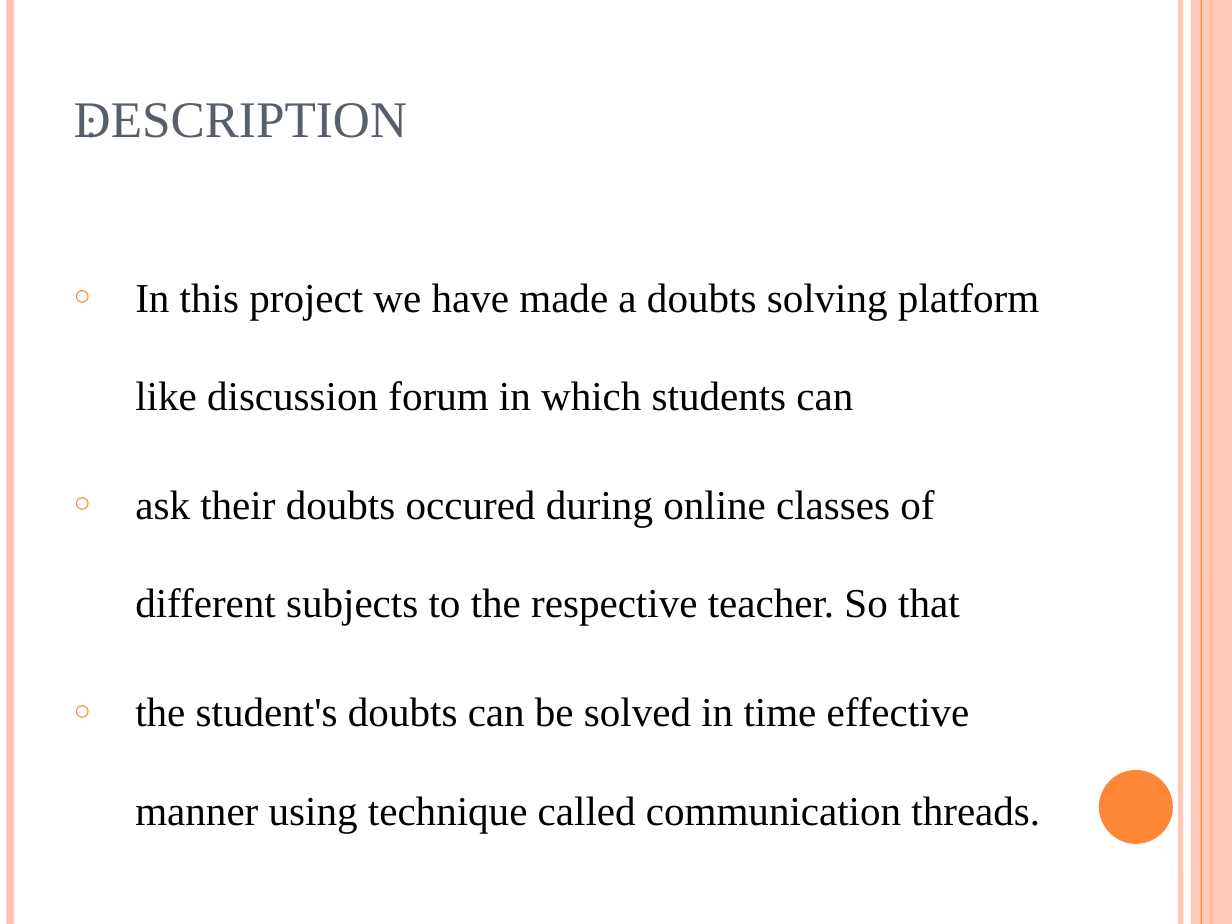
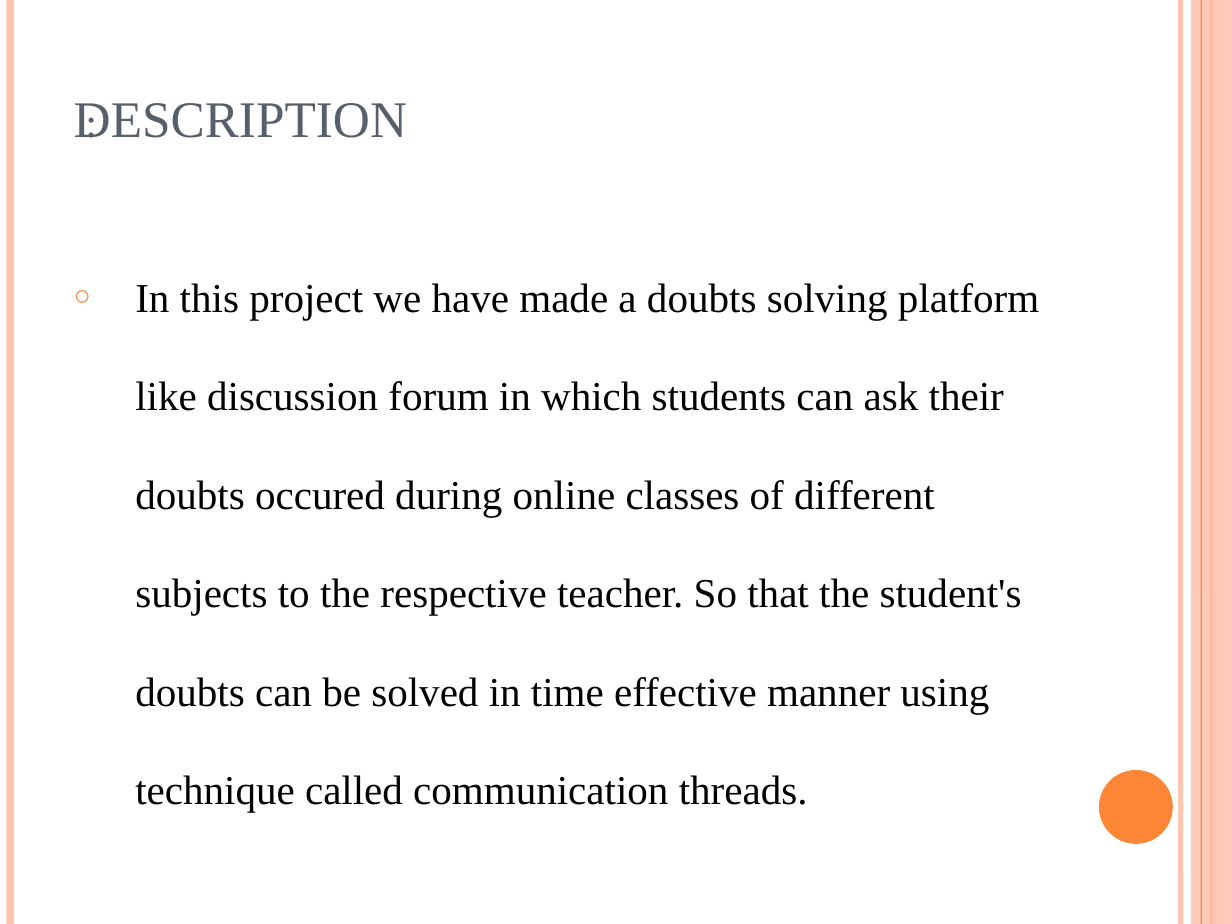
Before and after one commit to svnit-surat/Code-Innovation-Series-SVNIT, a slide deck: slide 2 of Mind Install/Mind Install.pptx. Drawn at 1232x924 pixels with LibreOffice and Linux fonts; fonts in the diff are those of the drawing. Boxes give left, top, right and bottom in pixels: in the first picture for what was removed or moved away, otherwise in the second. Text is boxed around its words. In the diff, an @@ line names an element or a change of style, - is before the commit and + after.

```diff
--- a/Mind Install/Mind Install.pptx
+++ b/Mind Install/Mind Install.pptx
@@ text at bbox=[135, 283, 1039, 812]: text changed @@
-○ In this project we have made a doubts solving platform like discussion forum in which students can
-○ ask their doubts occured during online classes of different subjects to the respective teacher. So that
-○ the student's doubts can be solved in time effective manner using technique called communication threads.
+○ In this project we have made a doubts solving platform like discussion forum in which students can ask their doubts occured during online classes of different subjects to the respective teacher. So that the student's doubts can be solved in time effective manner using technique called communication threads.
```
Also in this commit, not shown: 1 other slide changed, 4 other files.
